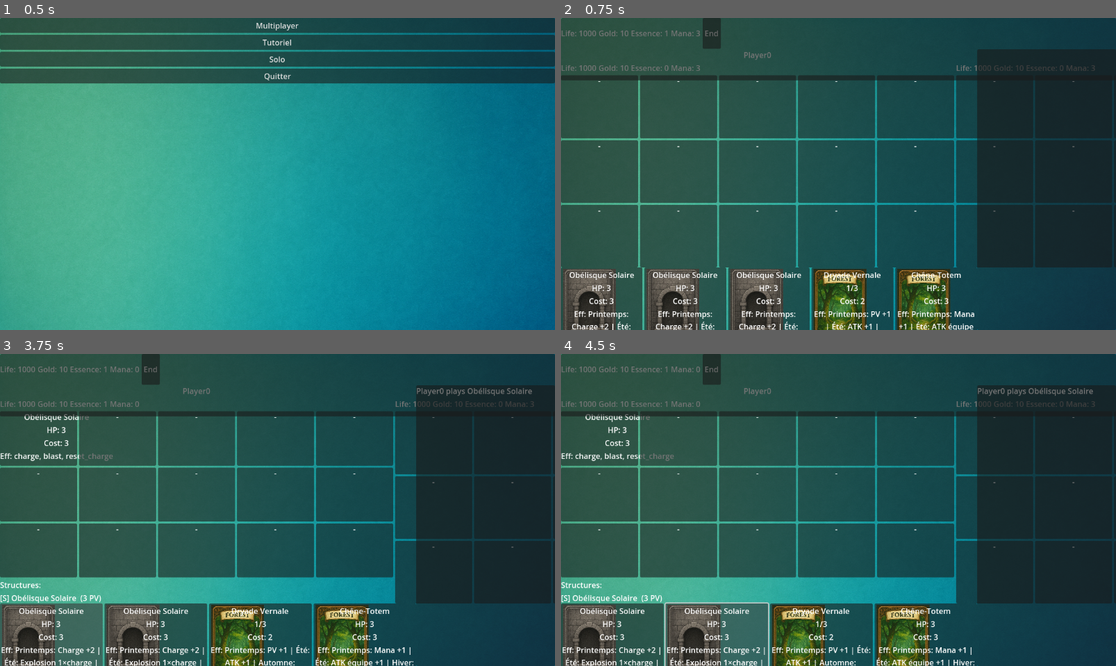
Above: before the commit, frames 1-4 (two rows, left to right).
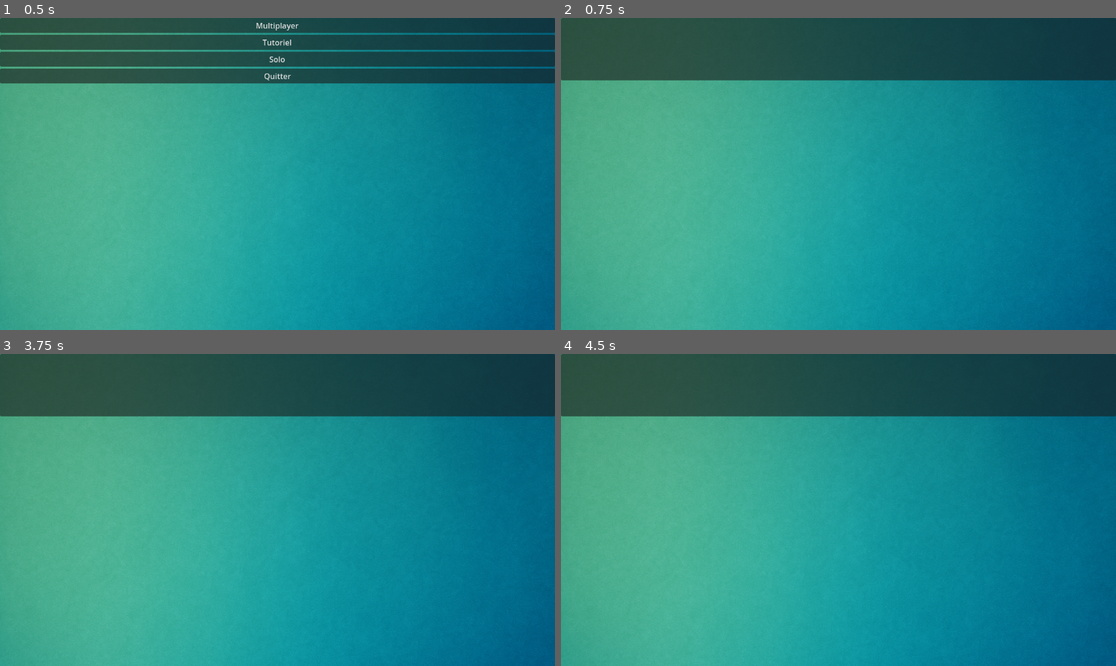
Above: after the commit, the same moments.

Repository: cbCielblanc/deckbuilding
Game: Godot game, scene res://scenes/MainMenu.tscn
Same seed, same stepped clock (60 frames per second), same inputs: the game is played once before the commit and once after it.
Inputs (mouse positions are in pixels of both pictures, inside the frame that each line leads up to):
- Up to frame 1 (0.5 s): no input
- Up to frame 2 (0.75 s): click "Tutoriel" at 0.5 s
- Up to frame 3 (3.75 s): click "Solo" at 1.25 s; click "Solo" at 2 s; click (149, 369) at 2.75 s, where only the run before the commit has a clickable "End"; click (38, 644) at 3.52 s
- Up to frame 4 (4.5 s): click (716, 644) at 4.27 s

Frame 1 is identical in both runs. In frame 2, 82% of the frame differs, in the area x 0-100%, y 0-100%; in frame 3, 76%; in frame 4, 77%.
Error after the commit: Parse Error: Could not parse global class "TerrainTile" from "res://scripts/terrain_tile.gd". (res://scripts/battle_manager.gd:47)

Commit message:
Reference effect textures for animations

Diff:
--- a/scenes/CardButton.tscn
+++ b/scenes/CardButton.tscn
@@ -5,3 +5,5 @@
 [node name="CardButton" type="Button"]
 size_flags_horizontal = 3
 script = ExtResource("1")
+
+[node name="Anim" type="AnimationPlayer" parent="."]
--- a/scenes/TerrainTile.tscn
+++ b/scenes/TerrainTile.tscn
@@ -21,3 +21,5 @@
 position = Vector2(0, -14)
 horizontal_alignment = 1
 text = ""
+
+[node name="Anim" type="AnimationPlayer" parent="."]
--- a/scripts/battle_manager.gd
+++ b/scripts/battle_manager.gd
@@ -7,9 +7,13 @@
 	if c in o.units:      o.units.erase(c)
 	elif c in o.structures: o.structures.erase(c)
 	EventBus.emit("card_destroyed", {"card": c})
+	var tile := _tile_for(c)
+	if tile:
+		tile.play_destroy()
 
 # ------------------------------------------------------- combat helpers
 static func unit_vs_unit(a:Card, d:Card) -> void:
+	_play_attack(a, d)
 	d.damage(a.atk)
 	if d.hp > 0:
 		a.damage(d.atk)
@@ -28,3 +32,20 @@
 			def.take_direct_dmg(u.atk)
 			EventBus.emit("history", {"msg": "%s attaque %s directement" % [u.name, def.name]})
 		i += 1
+
+static func _play_attack(a:Card, d:Card) -> void:
+	var ta := _tile_for(a)
+	if ta:
+		ta.play_attack()
+	var td := _tile_for(d)
+	if td:
+		td.play_attack()
+
+static func _gm() -> GameManager:
+	return (Engine.get_main_loop() as SceneTree).root.get_node("Main")
+
+static func _tile_for(c:Card) -> TerrainTile:
+	var info := _gm().board.find_card(c)
+	if info.has("player"):
+		return _gm().terrain.tiles[info["player"]][info["x"]][info["y"]]
+	return null
--- a/scripts/board_manager.gd
+++ b/scripts/board_manager.gd
@@ -63,3 +63,11 @@
 					Logger.info("%s destroyed at %d,%d" % [c.name, x, y])
 					c.owner.emit_board()
 					EventBus.emit("board_changed")
+
+func find_card(card:Card) -> Dictionary:
+	for p in grids:
+		for x in width:
+			for y in height:
+				if grids[p][x][y] == card:
+					return {"player": p, "x": x, "y": y}
+	return {}
--- a/scripts/game_manager.gd
+++ b/scripts/game_manager.gd
@@ -34,7 +34,10 @@
 	else:
 		var pos := _find_slot(p)
 		if pos.x >= 0:
-			board.place_card(p, card, pos.x, pos.y)
+			if board.place_card(p, card, pos.x, pos.y):
+				var tile := terrain.tiles[p][pos.x][pos.y]
+				if tile:
+					tile.play_spawn()
 			board.remove_dead()
 
 	EventBus.emit("history", {"msg": "%s plays %s" % [p.name, card.name]})
--- a/scripts/terrain_tile.gd
+++ b/scripts/terrain_tile.gd
@@ -18,6 +18,11 @@
 @onready var shadow : Sprite2D = $Shadow
 @onready var clickable : Control = $Clickable
 @onready var lbl_biome : Label = $Label
+@onready var anim : AnimationPlayer = $Anim
+
+const EFFECT_SPAWN_PATH := "res://assets/effects/spawn_effect.png"
+const EFFECT_ATTACK_PATH := "res://assets/effects/attack_effect.png"
+const EFFECT_DESTROY_PATH := "res://assets/effects/destroy_effect.png"
 
 func _ready() -> void:
 	set_biome(biome)
@@ -61,3 +66,30 @@
 
 func _on_mouse_exited() -> void:
 	highlight(false)
+
+func play_spawn() -> void:
+	scale = Vector2.ZERO
+	create_tween().tween_property(self, "scale", Vector2.ONE, 0.2)
+	_show_effect(EFFECT_SPAWN_PATH)
+
+func play_attack() -> void:
+	var tw := create_tween()
+	tw.tween_property(self, "scale", Vector2.ONE * 1.2, 0.1)
+	tw.tween_property(self, "scale", Vector2.ONE, 0.1)
+	_show_effect(EFFECT_ATTACK_PATH)
+
+func play_destroy() -> void:
+	create_tween().tween_property(self, "modulate:a", 0.0, 0.2)
+	_show_effect(EFFECT_DESTROY_PATH)
+
+func _show_effect(path:String) -> void:
+	var tex := load(path)
+	if tex == null:
+	return
+	var s := Sprite2D.new()
+	s.texture = tex
+	s.centered = true
+	add_child(s)
+	var tw := create_tween()
+	tw.tween_property(s, "modulate:a", 0.0, 0.25)
+	tw.tween_callback(Callable(s, "queue_free"))
--- a/ui/card_button.gd
+++ b/ui/card_button.gd
@@ -5,6 +5,11 @@
 ## Il gère le drag-and-drop d’une carte depuis la main vers le plateau.
 
 var card_data : Card
+@onready var anim : AnimationPlayer = $Anim
+
+const EFFECT_SPAWN_PATH := "res://assets/effects/spawn_effect.png"
+const EFFECT_ATTACK_PATH := "res://assets/effects/attack_effect.png"
+const EFFECT_DESTROY_PATH := "res://assets/effects/destroy_effect.png"
 
 # Percentage of the screen width this button should occupy.
 @export var size_ratio : float = 0.1
@@ -95,3 +100,30 @@
 
 func _on_pressed() -> void:
 	emit_signal("dragged", card_data)
+
+func play_spawn() -> void:
+	scale = Vector2.ZERO
+	create_tween().tween_property(self, "scale", Vector2.ONE, 0.2)
+	_show_effect(EFFECT_SPAWN_PATH)
+
+func play_attack() -> void:
+	var tw := create_tween()
+	tw.tween_property(self, "scale", Vector2.ONE * 1.2, 0.1)
+	tw.tween_property(self, "scale", Vector2.ONE, 0.1)
+	_show_effect(EFFECT_ATTACK_PATH)
+
+func play_destroy() -> void:
+	create_tween().tween_property(self, "modulate:a", 0.0, 0.2)
+	_show_effect(EFFECT_DESTROY_PATH)
+
+func _show_effect(path:String) -> void:
+	var tex := load(path)
+	if tex == null:
+	return
+	var s := Sprite2D.new()
+	s.texture = tex
+	s.centered = true
+	add_child(s)
+	var tw := create_tween()
+	tw.tween_property(s, "modulate:a", 0.0, 0.25)
+	tw.tween_callback(Callable(s, "queue_free"))
Not shown, changed: assets/README.md
Not shown, changed: scenes/README.md
Not shown, changed: scripts/README.md
Not shown, changed: ui/README.md
